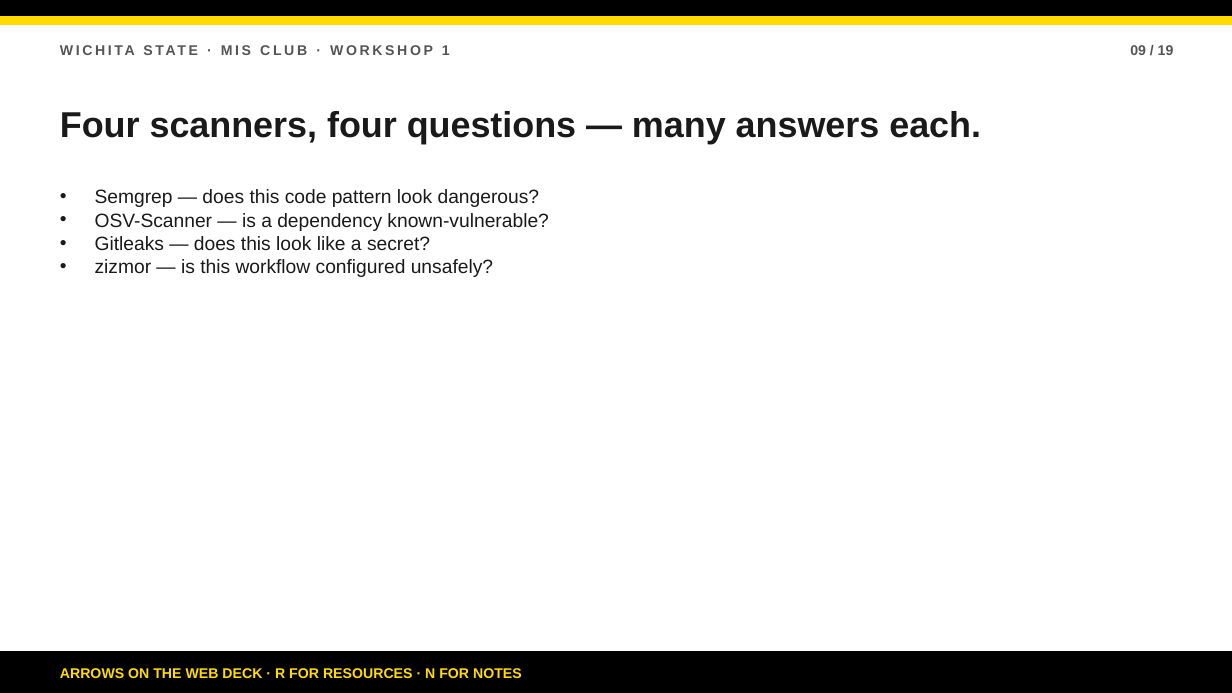
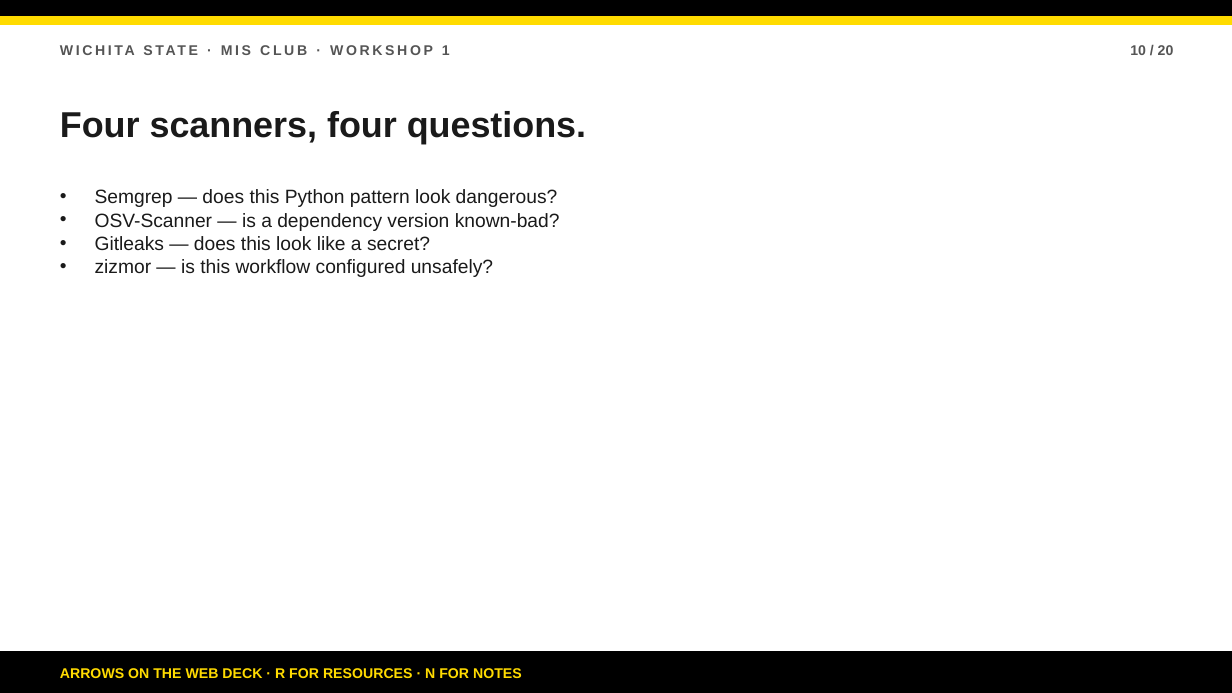
Before and after one commit to bsbcyber/workshop-site, a slide deck: slide 10 of Workshop-2-Secure-Development.pptx (slide 9 before the commit). Drawn at 1232x693 pixels with LibreOffice and Linux fonts; fonts in the diff are those of the drawing. Boxes give left, top, right and bottom in pixels: in the first picture for what was removed or moved away, otherwise in the second. Text is boxed around its words. In the diff, an @@ line names an element or a change of style, - is before the commit and + after.

Commit message:
Retarget Workshop 2 site to Python intro + READ prompts.
Update facilitator guide, agenda, walkthrough, deck, and PPTX for first-time scanner learners with intro Python—no expert prioritization asks.

```diff
--- a/Workshop-2-Secure-Development.pptx
+++ b/Workshop-2-Secure-Development.pptx
@@ text at (1130, 45, 1174, 55): text changed @@
-09 / 19
+10 / 20
@@ text at (60, 111, 586, 144): text changed @@
-Four scanners, four questions — many answers each.
+Four scanners, four questions.
@@ text at (95, 189, 560, 231): text changed @@
-• Semgrep — does this code pattern look dangerous?
-• OSV-Scanner — is a dependency known-vulnerable?
+• Semgrep — does this Python pattern look dangerous?
+• OSV-Scanner — is a dependency version known-bad?
```
Also in this commit, not shown: 18 other slides changed, 1 slide added, 5 other files.
